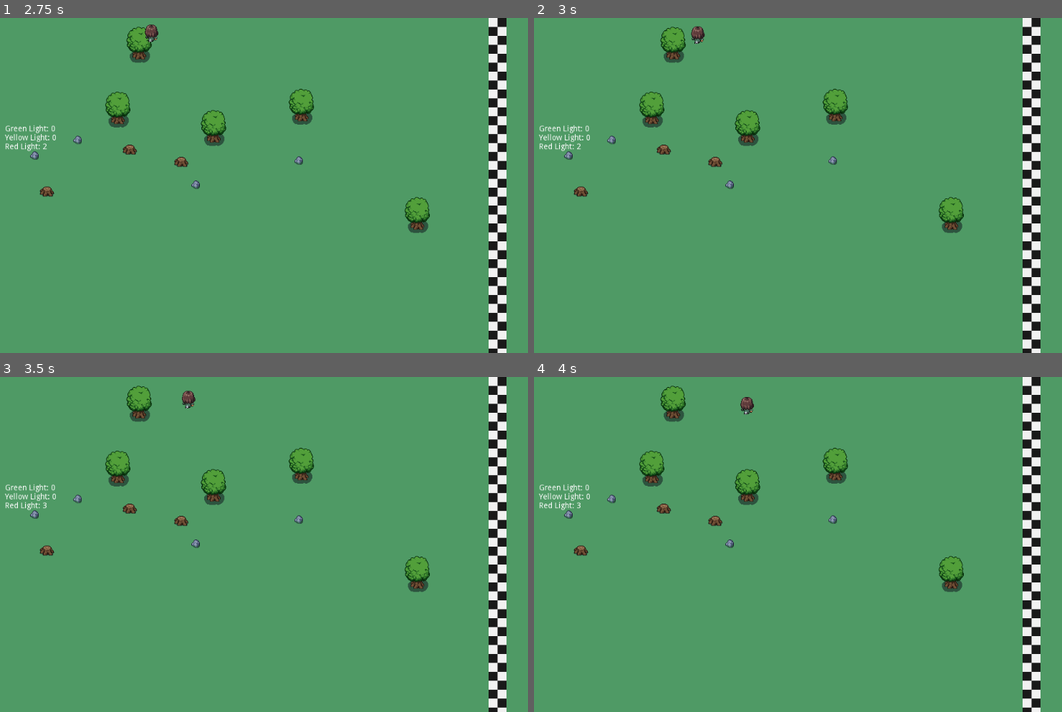
Above: before the commit, frames 1-4 (two rows, left to right).
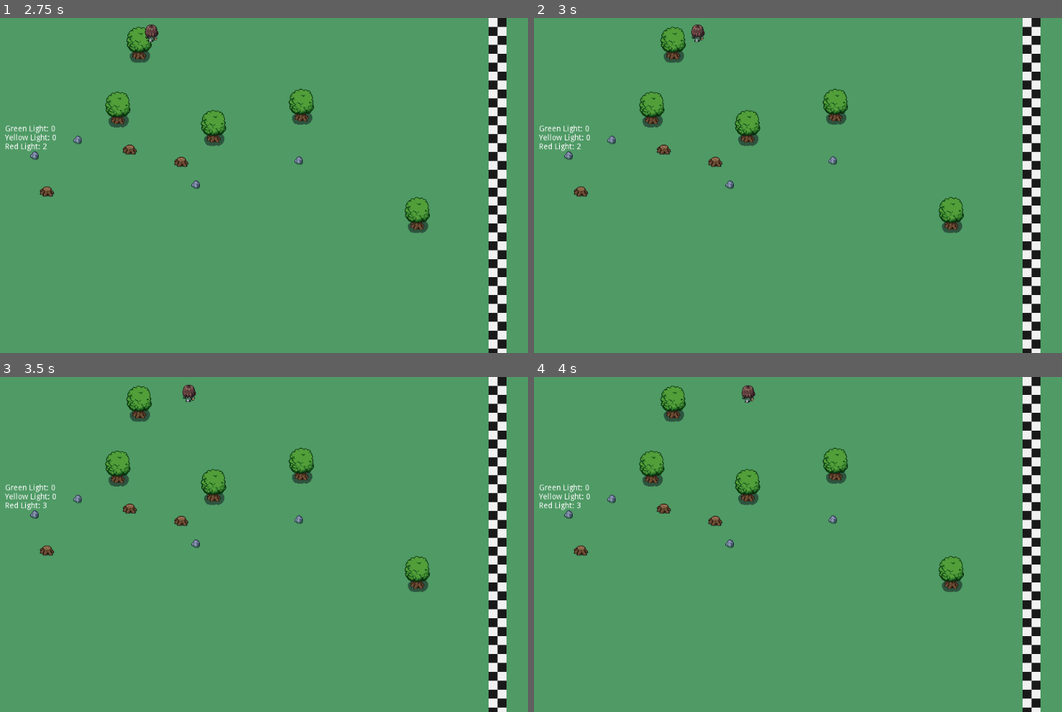
Above: after the commit, the same moments.

Repository: camilailges/round-4
Game: Godot game, scene res://scenes/Level1.tscn
The game is run twice, just before and just after one commit, with the same random seed, the same clock (stepped at 60 frames per second) and the same inputs.
Inputs:
- Up to frame 1 (2.75 s): hold Right (ui_right) 0.53-1.28 s; hold Down (ui_down) 1.28-2.03 s; hold Right (ui_right) from 2.03 s (still down)
- Up to frame 2 (3 s): release Right (ui_right) at 2.78 s; hold Up (ui_up) from 2.78 s (still down)
- Up to frame 3 (3.5 s): keep holding Up (ui_up)
- Up to frame 4 (4 s): release Up (ui_up) at 3.53 s; hold Left (ui_left) from 3.53 s (still down)

Frame 1 is identical in both runs. In frame 2, less than 0.1% of the frame differs, in the area x 29-33%, y 1-8%; in frame 3, 0.1%; in frame 4, 0.2%, in the area x 39-42%, y 2-12%.

Commit message:
arrumando nível

Diff:
--- a/scenes/GirlBot.gd
+++ b/scenes/GirlBot.gd
@@ -76,7 +76,7 @@
 export(int) var speed = 90
 
 func _ready() -> void:
-	agent.set_target_location(Vector2(970, 548))
+	agent.set_target_location(Vector2(970, self.global_position.y))
 
 func _physics_process(delta: float) -> void:
 	var direction := global_position.direction_to(agent.get_next_location())
--- a/scenes/Level1.tscn
+++ b/scenes/Level1.tscn
@@ -43,6 +43,16 @@
 vertices = PoolVector2Array( 1012, 584, 7, 590, 10, 331, 729, 387, 243, 28, 244, 140, 6, 138, 5, 10, 1014, 10, 305, 27, 727, 332, 806, 387, 806, 151, 306, 155, 303, 91 )
 polygons = [ PoolIntArray( 0, 1, 2, 3 ), PoolIntArray( 4, 5, 6, 7 ), PoolIntArray( 4, 7, 8, 9 ), PoolIntArray( 2, 10, 3 ), PoolIntArray( 0, 3, 11 ), PoolIntArray( 8, 0, 11, 12 ), PoolIntArray( 9, 8, 12, 13, 14 ) ]
 outlines = [ PoolVector2Array( 5, 10, 1014, 10, 1012, 584, 7, 590, 10, 331, 727, 332, 729, 387, 806, 387, 806, 151, 306, 155, 303, 91, 305, 27, 243, 28, 244, 140, 6, 138 ) ]
+
+[sub_resource type="NavigationPolygon" id=3]
+vertices = PoolVector2Array( 274, 220, 236, 222, 258, 192, 252, 150, 247, 84, 301, 85, 299, 158, 377, 156, 377, 235, 321, 235, 275, 253, 321, 277, 357, 277, 356, 328, 127, 327, 128, 288, 235, 252, 86, 327, 9, 328, 8, 142, 87, 289, 207, 142, 209, 208, 238, 208 )
+polygons = [ PoolIntArray( 0, 1, 2 ), PoolIntArray( 3, 4, 5, 6, 2 ), PoolIntArray( 2, 6, 7, 8, 9, 0 ), PoolIntArray( 10, 0, 9, 11 ), PoolIntArray( 12, 13, 14, 15, 11 ), PoolIntArray( 10, 11, 15, 16 ), PoolIntArray( 17, 18, 19, 20 ), PoolIntArray( 20, 19, 21, 22, 15 ), PoolIntArray( 16, 15, 22, 23 ) ]
+outlines = [ PoolVector2Array( 8, 142, 9, 328, 86, 327, 87, 289, 128, 288, 127, 327, 356, 328, 357, 277, 321, 277, 321, 235, 377, 235, 377, 156, 299, 158, 301, 85, 247, 84, 252, 150, 258, 192, 236, 222, 274, 220, 275, 253, 235, 252, 238, 208, 209, 208, 207, 142 ) ]
+
+[sub_resource type="NavigationPolygon" id=4]
+vertices = PoolVector2Array( 387, 277, 360, 277, 380, 236, 430, 238, 729, 333, 527, 331, 538, 266, 572, 271, 527, 332, 359, 338, 359, 318, 387, 317, 432, 175, 382, 176, 382, 157, 530, 158, 529, 196, 590, 156, 800, 158, 800, 330, 588, 196, 573, 238, 542, 236 )
+polygons = [ PoolIntArray( 0, 1, 2, 3 ), PoolIntArray( 4, 5, 6, 7 ), PoolIntArray( 8, 9, 10, 11 ), PoolIntArray( 12, 13, 14, 15 ), PoolIntArray( 12, 15, 16, 3 ), PoolIntArray( 17, 18, 19, 4, 20 ), PoolIntArray( 20, 4, 7, 21 ), PoolIntArray( 16, 20, 21, 22 ), PoolIntArray( 0, 3, 16, 22, 8, 11 ) ]
+outlines = [ PoolVector2Array( 729, 333, 800, 330, 800, 158, 590, 156, 588, 196, 529, 196, 530, 158, 382, 157, 382, 176, 432, 175, 430, 238, 380, 236, 360, 277, 387, 277, 387, 317, 359, 318, 359, 338, 527, 332, 542, 236, 573, 238, 572, 271, 538, 266, 527, 331 ) ]
 
 [node name="Level1" type="Node2D"]
 script = ExtResource( 3 )
@@ -128,7 +138,13 @@
 [node name="NavigationPolygonInstance" type="NavigationPolygonInstance" parent="Navigation2D"]
 navpoly = SubResource( 2 )
 
+[node name="NavigationPolygonInstance2" type="NavigationPolygonInstance" parent="Navigation2D"]
+navpoly = SubResource( 3 )
+
 [node name="GirlBot" parent="Navigation2D" instance=ExtResource( 8 )]
 position = Vector2( 48, 48 )
 
 [node name="NavigationAgent2D" type="NavigationAgent2D" parent="Navigation2D/GirlBot"]
+
+[node name="NavigationPolygonInstance" type="NavigationPolygonInstance" parent="."]
+navpoly = SubResource( 4 )
Not shown: 1 places in scenes/Level1.tscn that only renumber resources
